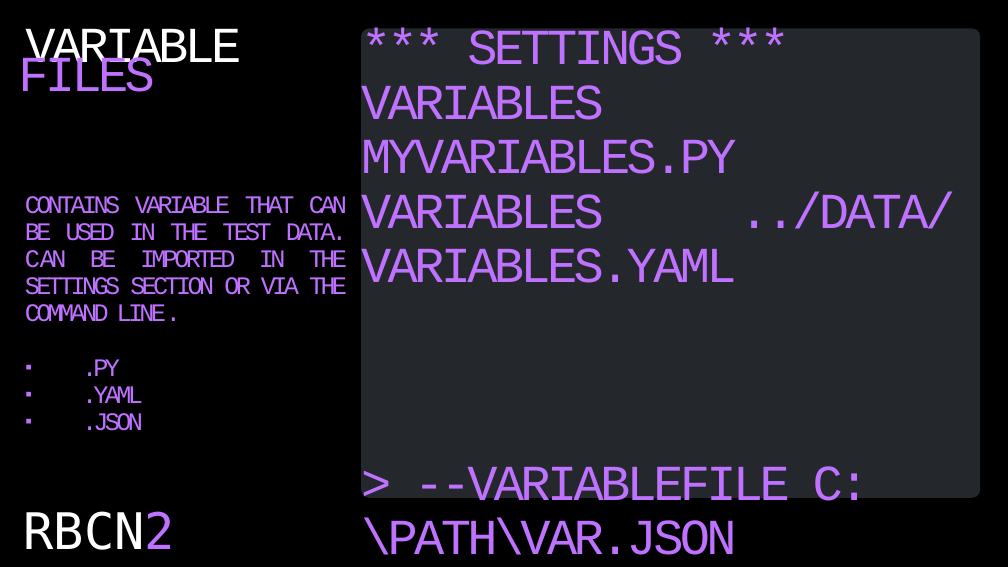
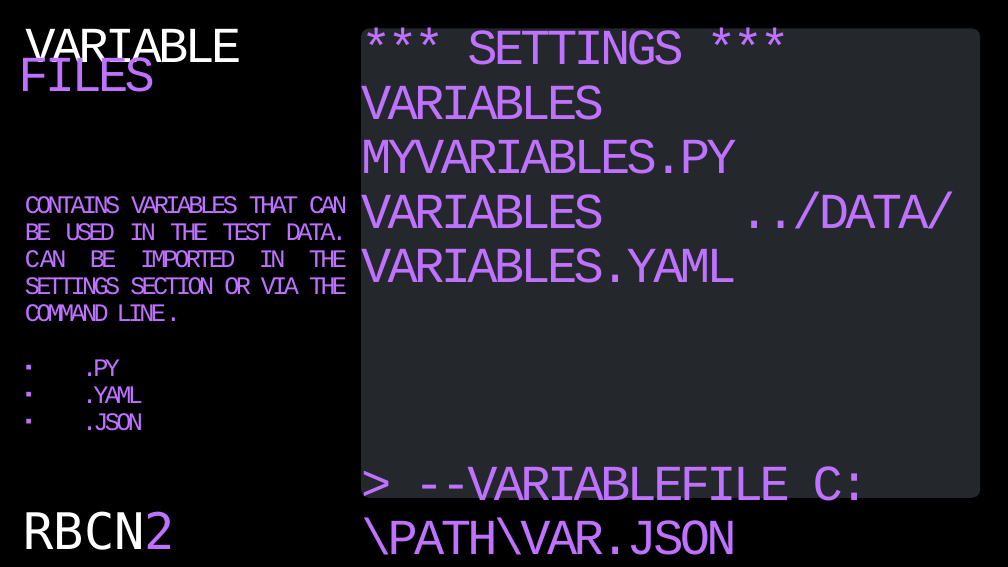
Before and after one commit to czyrski/robocon2024_unlocking_power, a slide deck: slide 15 of unlocking_power_of_robot_framework.pptx. Drawn at 1008x567 pixels with LibreOffice and Linux fonts; fonts in the diff are those of the drawing. Boxes give left, top, right and bottom in pixels: in the first picture for what was removed or moved away, otherwise in the second. Text is boxed around its words. In the diff, an @@ line names an element or a change of style, - is before the commit and + after.

Commit message:
updated presentation

```diff
--- a/unlocking_power_of_robot_framework.pptx
+++ b/unlocking_power_of_robot_framework.pptx
@@ text at box(25, 196, 347, 322): text changed @@
-CONTAINS VARIABLE THAT CAN BE USED IN THE TEST DATA. CAN BE IMPORTED IN THE SETTINGS SECTION OR VIA THE COMMAND LINE.
+CONTAINS VARIABLES THAT CAN BE USED IN THE TEST DATA. CAN BE IMPORTED IN THE SETTINGS SECTION OR VIA THE COMMAND LINE.
```
Also in this commit, not shown: 6 other slides changed.
